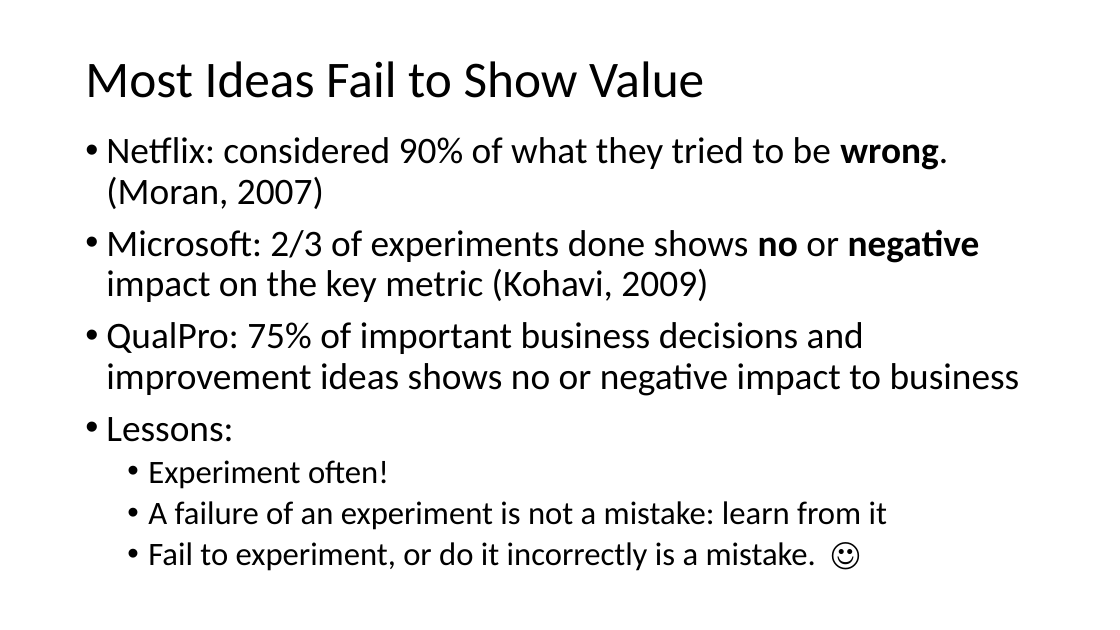
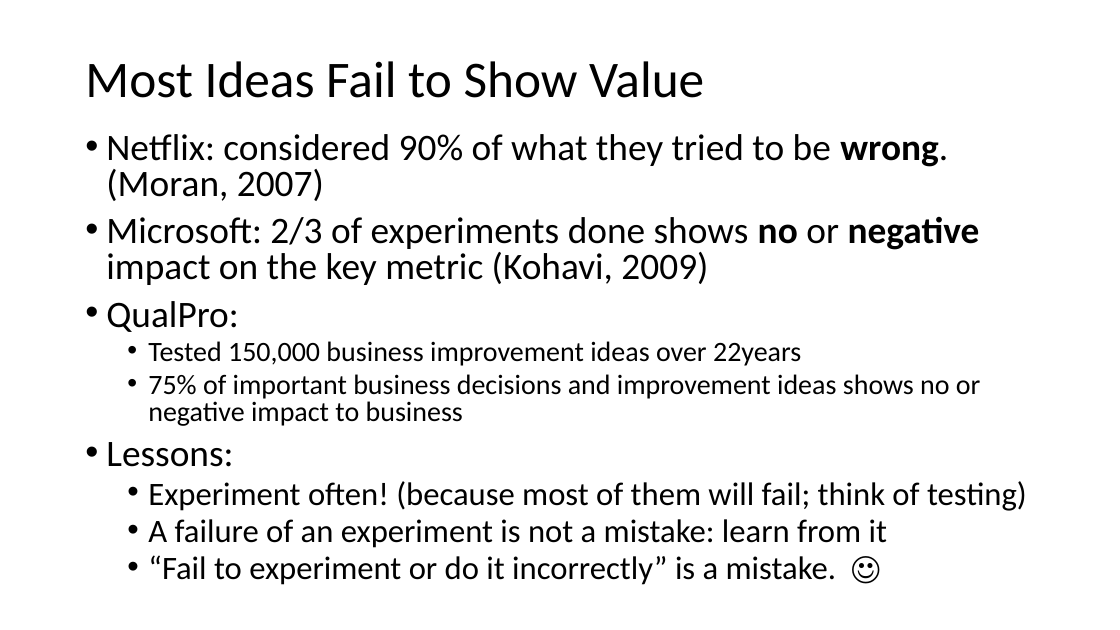
Before and after one commit to patng323/learn, a slide deck: slide 27 of FieldExperiments/AB Testing.pptx. Drawn at 1120x630 pixels with LibreOffice and Linux fonts; fonts in the diff are those of the drawing. Boxes give left, top, right and bottom in pixels: in the first picture for what was removed or moved away, otherwise in the second. Text is boxed around its words. In the diff, an @@ line names an element or a change of style, - is before the commit and + after.

Commit message:
revised

```diff
--- a/FieldExperiments/AB Testing.pptx
+++ b/FieldExperiments/AB Testing.pptx
@@ text at [106, 134, 980, 548]: line spacing 0.9 to 0.8 @@
@@ text at [106, 301, 981, 426]: text changed; size 32 to 24 pt @@
-• QualPro: 75% of important business decisions and improvement ideas shows no or negative impact to business
+• QualPro:
+  • Tested 150,000 business improvement ideas over 22years
+  • 75% of important business decisions and improvement ideas shows no or negative impact to business
@@ text at [148, 481, 1027, 511]: text changed @@
-  • Experiment often!
+  • Experiment often! (because most of them will fail; think of testing)
@@ text at [148, 555, 836, 585]: text changed @@
-  • Fail to experiment, or do it incorrectly is a mistake. ☺
+  • “Fail to experiment or do it incorrectly” is a mistake. ☺
```
Also in this commit, not shown: 9 other slides changed.
